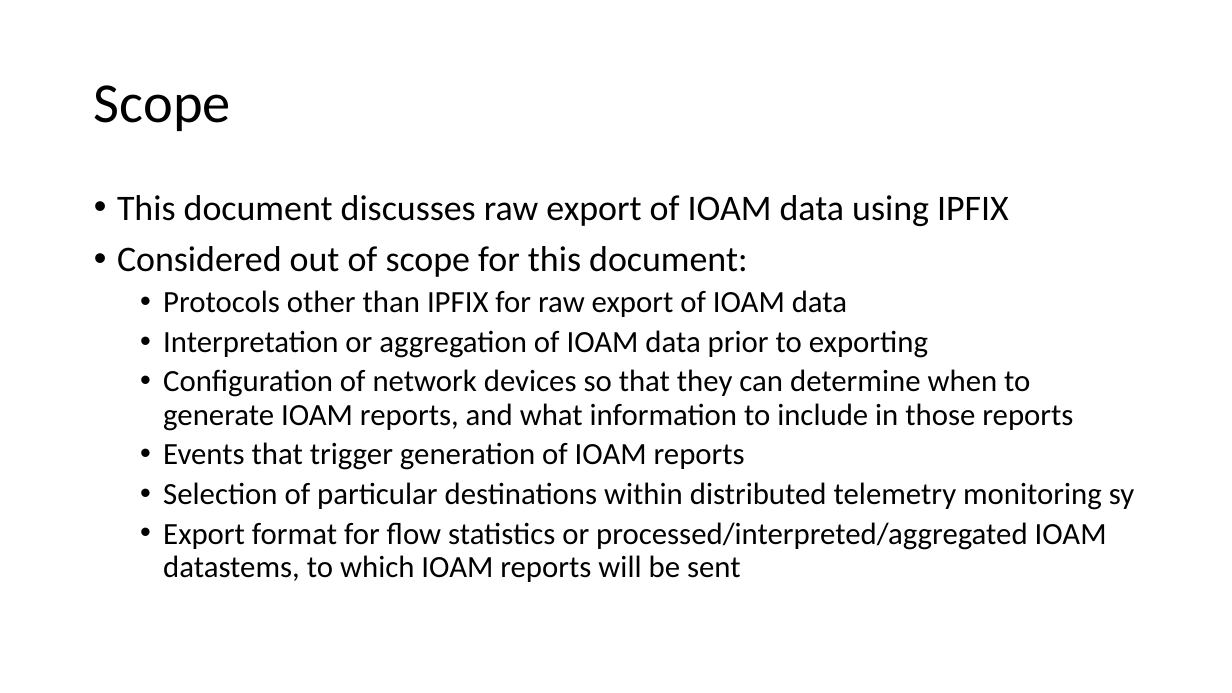
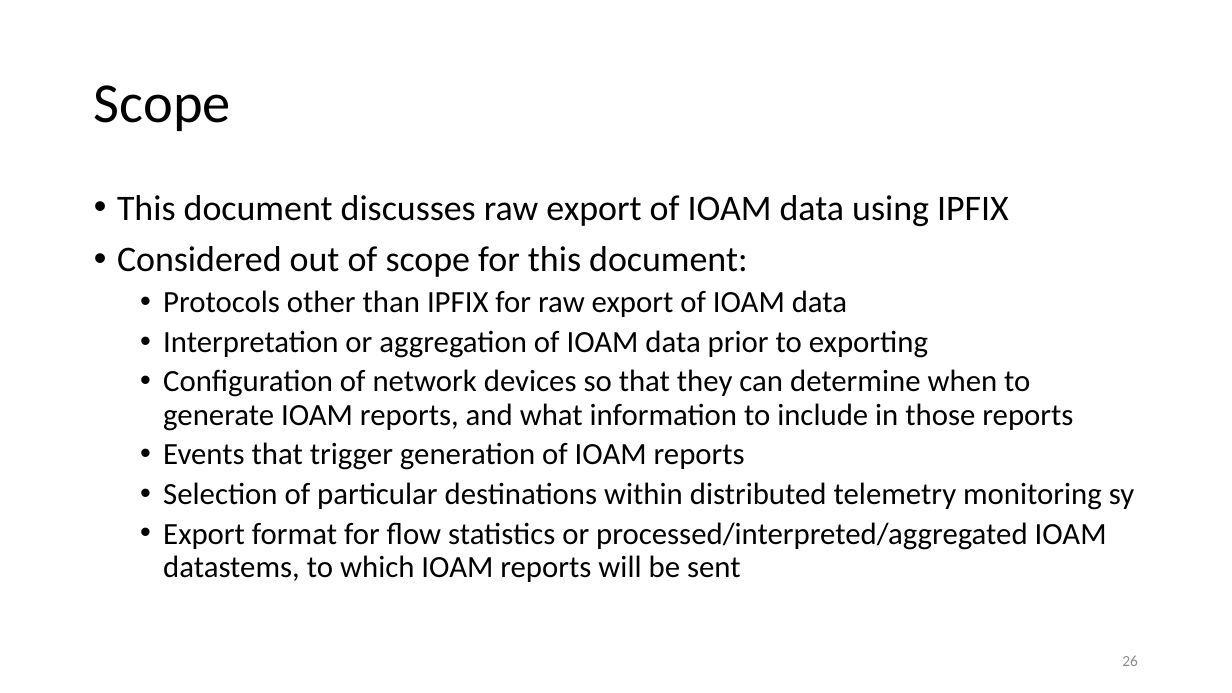
Before and after one commit to inband-oam/ietf, a slide deck: slide 26 of presentations/ioam-ippm-ietf102.pptx (slide 22 before the commit). Drawn at 1232x693 pixels with LibreOffice and Linux fonts; fonts in the diff are those of the drawing. Boxes give left, top, right and bottom in pixels: in the first picture for what was removed or moved away, otherwise in the second. Text is boxed around its words. In the diff, an @@ line names an element or a change of style, - is before the commit and + after.

```diff
--- a/presentations/ioam-ippm-ietf102.pptx
+++ b/presentations/ioam-ippm-ietf102.pptx
@@ page number added at box(1122, 655, 1138, 666), 12 pt, text #8C8C8C @@
+26
```
Also in this commit, not shown: 3 other slides changed, 4 slides added, 1 other file.
